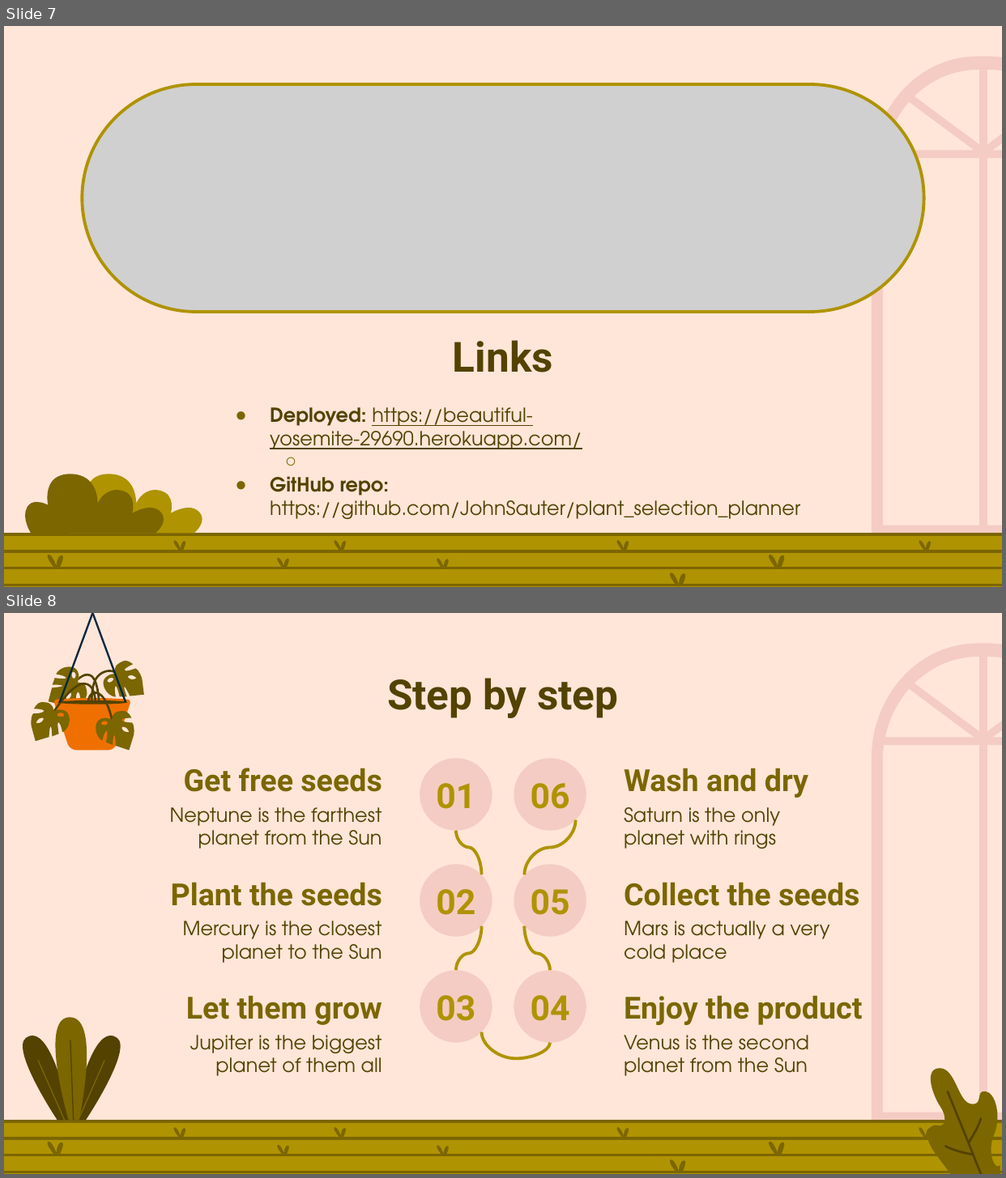
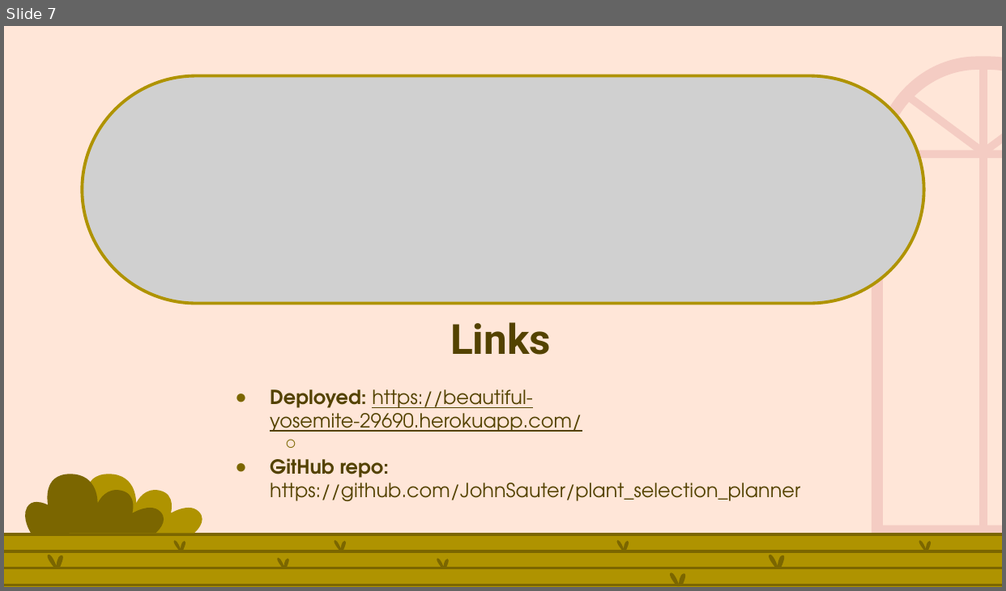
Before and after one commit to JohnSauter/plant_selection_planner, a slide deck: presentation/Group_Project_2.odp. Shown one above the other, each under a label of ours: slides 7 and 8 before the commit, slide 7 after it. The pictures are 1006x1178 and 1006x591 pixels, drawn with LibreOffice and Linux fonts; fonts in the diff are those of the drawing; grey boxes stand for pictures. Boxes give left, top, right and bottom in pixels: in the first picture for what was removed or moved away, otherwise in the second. Text is boxed around its words. In the diff, an @@ line names an element or a change of style, - is before the commit and + after.

```diff
--- a/presentation/Group_Project_2.odp
+++ b/presentation/Group_Project_2.odp
@@ slide 8 removed at [4, 613, 1002, 1174], background #FFE6D8; not listed: 19 template elements that a slide beside it also shows @@
@@ group removed at [30, 613, 145, 750]: 12 freeform shapes @@
@@ title removed at [387, 678, 618, 718] @@
-Step by step
@@ ellipse removed at [420, 758, 493, 831] @@
-01
@@ ellipse removed at [514, 758, 586, 831] @@
-06
@@ text removed at [184, 768, 382, 792] @@
-Get free seeds
@@ text removed at [624, 768, 808, 798] @@
-Wash and dry
@@ text removed at [170, 807, 381, 849] @@
-Neptune is the farthest planet from the Sun
@@ curved line removed from (456, 831) to (482, 875) @@
@@ curved line removed from (524, 875) to (576, 820) @@
@@ text removed at [624, 807, 780, 849] @@
-Saturn is the only planet with rings
@@ ellipse removed at [420, 864, 493, 937] @@
-02
@@ ellipse removed at [514, 864, 586, 937] @@
-05
@@ text removed at [171, 882, 381, 906] @@
-Plant the seeds
@@ text removed at [624, 882, 859, 906] @@
-Collect the seeds
@@ text removed at [183, 921, 382, 963] @@
-Mercury is the closest planet to the Sun
@@ curved line removed from (482, 926) to (456, 970) @@
@@ curved line removed from (550, 970) to (524, 926) @@
@@ text removed at [624, 921, 830, 963] @@
-Mars is actually a very cold place
@@ ellipse removed at [420, 970, 493, 1043] @@
-03
@@ ellipse removed at [514, 970, 586, 1043] @@
-04
@@ text removed at [186, 995, 381, 1025] @@
-Let them grow
@@ text removed at [624, 995, 863, 1025] @@
-Enjoy the product
@@ group removed at [10, 1017, 133, 1121]: 6 freeform shapes @@
@@ text removed at [190, 1035, 382, 1076] @@
-Jupiter is the biggest planet of them all
@@ curved line removed from (482, 1032) to (550, 1043) @@
@@ text removed at [624, 1035, 809, 1076] @@
-Venus is the second planet from the Sun
@@ group removed at [920, 1068, 1002, 1174]: 4 freeform shapes @@
@@ slide 7 changed as well @@
@@ picture: place and size @@
-picture at [82, 85, 924, 313]
+picture at [82, 76, 924, 303]
@@ title "Links": place and size @@
-title "Links" at [453, 340, 553, 373]
+title "Links" at [450, 322, 551, 355]
@@ subtitle "Deployed: https://beautiful-yosemite-29690.herokuapp.com/": place and size @@
-subtitle "Deployed: https://beautiful-yosemite-29690.herokuapp.com/" at [270, 408, 800, 519]
+subtitle "Deployed: https://beautiful-yosemite-29690.herokuapp.com/" at [270, 390, 800, 501]
```
Also in this commit, not shown: 7 other slides changed.
